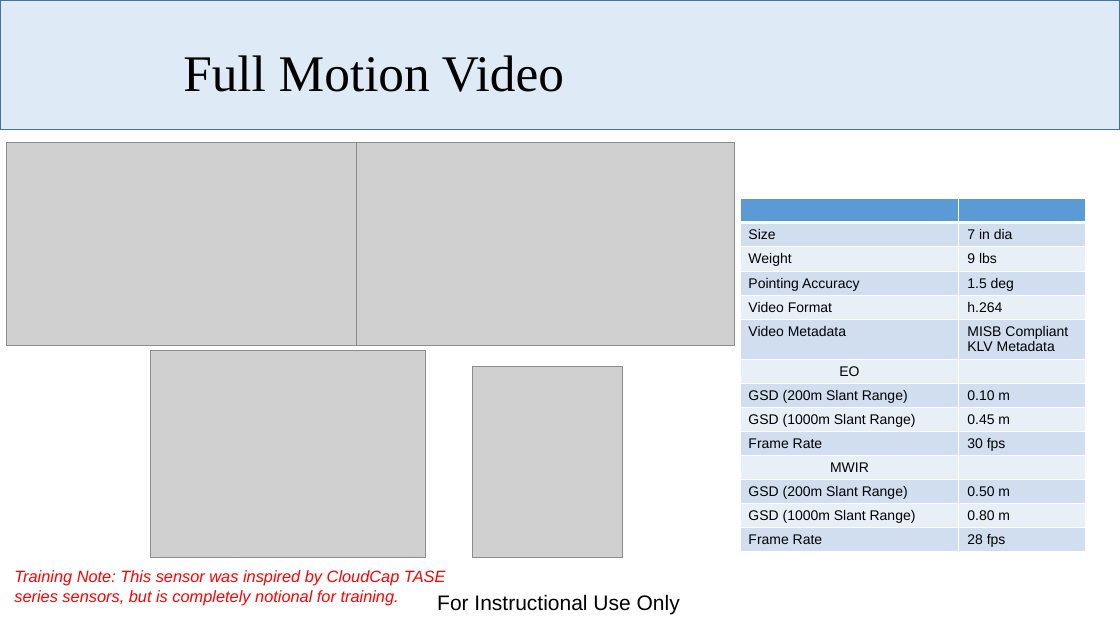
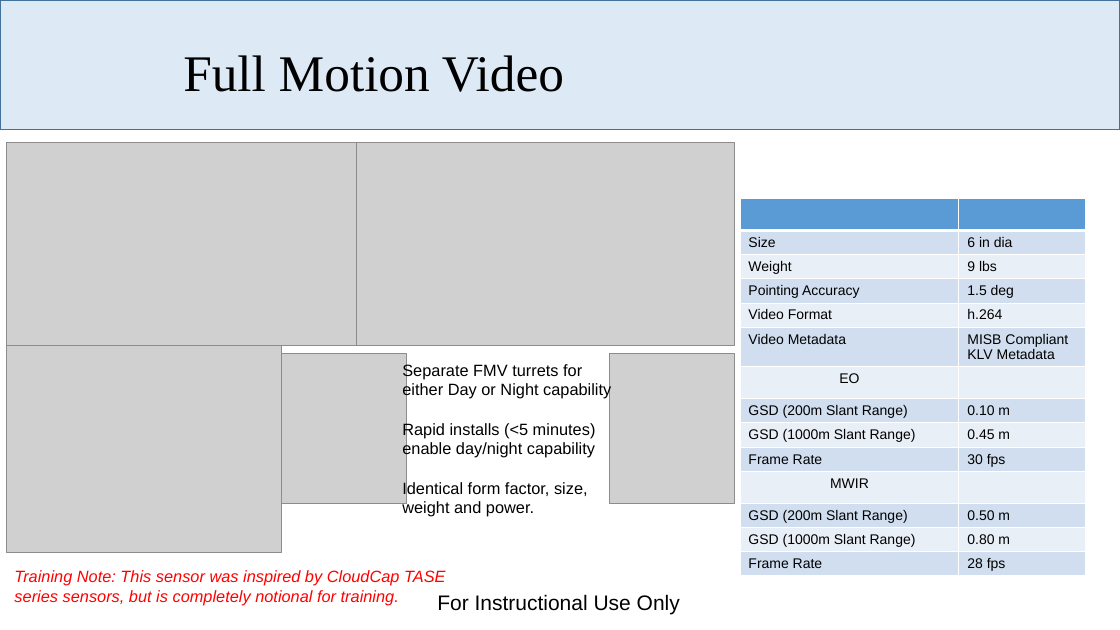
Before and after one commit to dabarrett/rqmtReviewer, a slide deck: slide 4 of Documents/Payloads Overview.pptx. Drawn at 1120x630 pixels with LibreOffice and Linux fonts; fonts in the diff are those of the drawing; grey boxes stand for pictures; background and template pictures are left out. Boxes give left, top, right and bottom in pixels: in the first picture for what was removed or moved away, otherwise in the second. Text is boxed around its words. In the diff, an @@ line names an element or a change of style, - is before the commit and + after.

```diff
--- a/Documents/Payloads Overview.pptx
+++ b/Documents/Payloads Overview.pptx
@@ table at (x1=740, y1=199, x2=1086, y2=575) @@
-row 2, column 2: 7 in dia
+row 2, column 2: 6 in dia
@@ fill #D2DEEF to #D0DEEF in 14 cells @@
@@ fill #EAEFF7 to #E9EFF7 in 12 cells @@
@@ picture moved from (x1=150, y1=350, x2=425, y2=557) to (x1=6, y1=345, x2=281, y2=552) @@
@@ picture added at (x1=281, y1=354, x2=407, y2=504) @@
@@ picture added at (x1=610, y1=354, x2=735, y2=504) @@
@@ text added at (x1=402, y1=363, x2=611, y2=517), 14 pt, text #000000 @@
+Separate FMV turrets for either Day or Night capability
+Rapid installs (<5 minutes) enable day/night capability
+Identical form factor, size, weight and power.
@@ picture removed at (x1=473, y1=367, x2=623, y2=558) @@
```
Also in this commit, not shown: 5 other slides changed, 27 other files.
